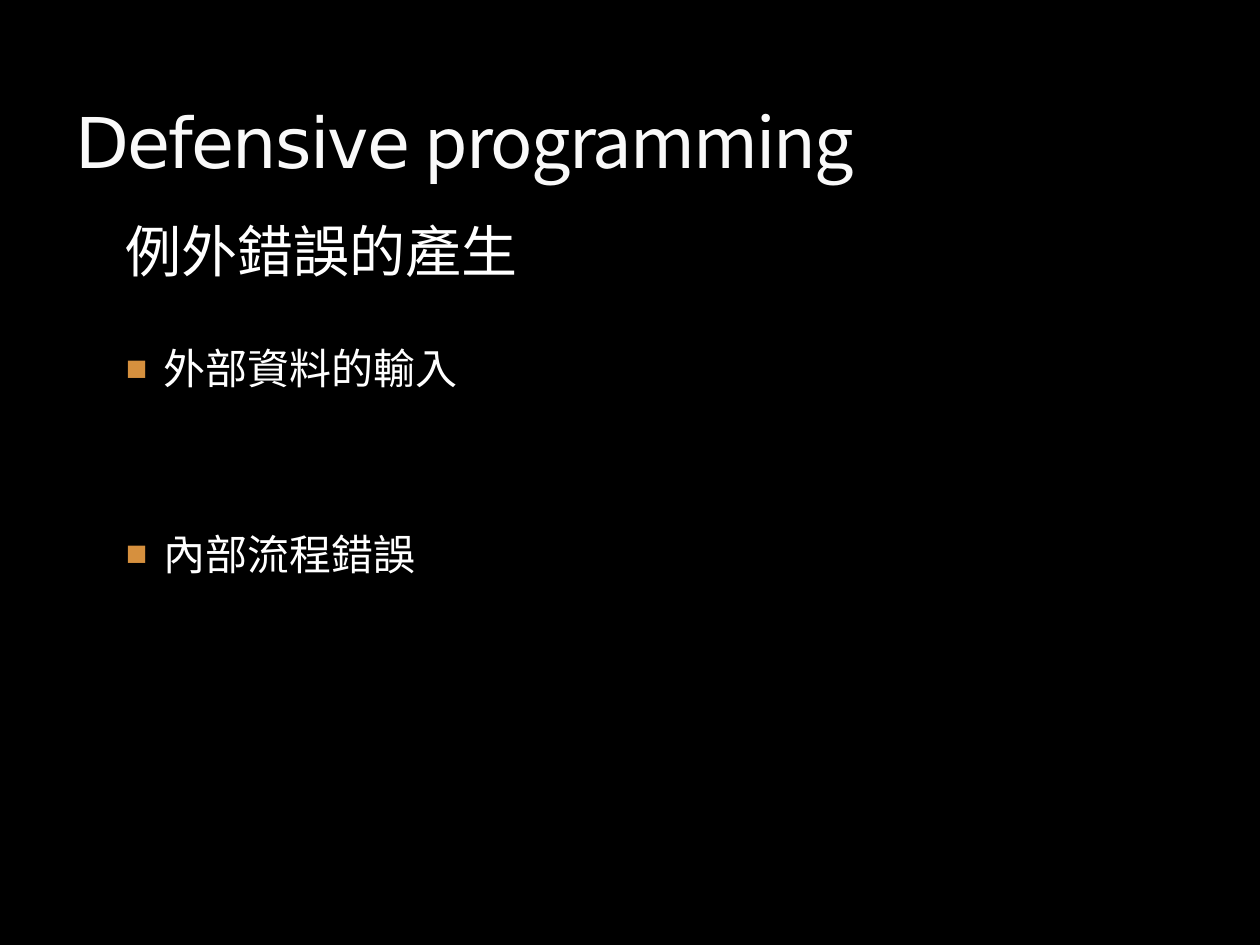
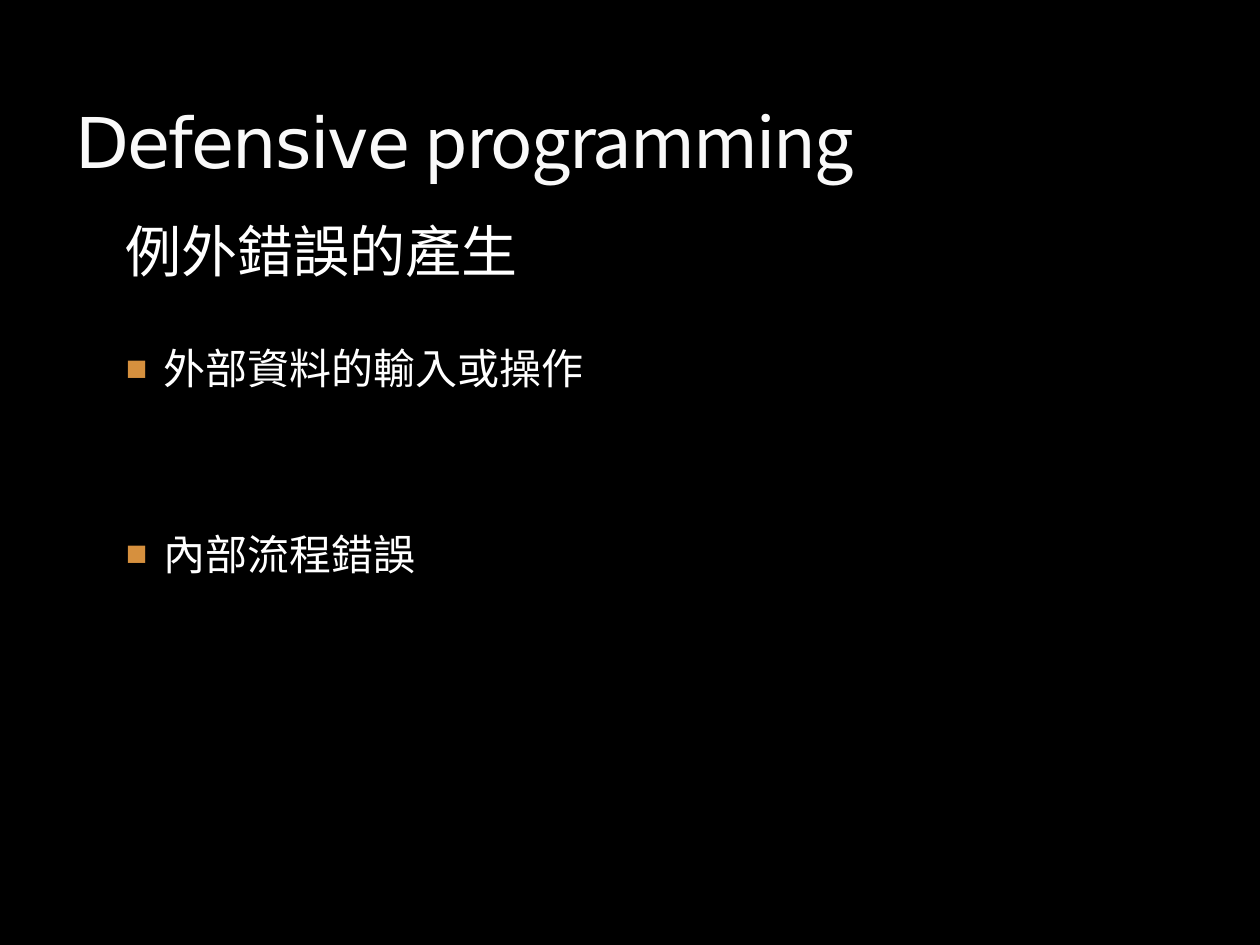
Before and after one commit to boris410/gitlab, a slide deck: slide 6 of 研一/作業二/defensive/Learning Defensive programming.pptx. Drawn at 1260x945 pixels with LibreOffice and Linux fonts; fonts in the diff are those of the drawing; background and template pictures are left out. Boxes give left, top, right and bottom in pixels: in the first picture for what was removed or moved away, otherwise in the second. Text is boxed around its words. In the diff, an @@ line names an element or a change of style, - is before the commit and + after.

Commit message:
修改ppt 例外錯誤處理

```diff
--- a/研一/作業二/defensive/Learning Defensive programming.pptx
+++ b/研一/作業二/defensive/Learning Defensive programming.pptx
@@ text at <box>164,348,584,388</box>: text changed @@
-  ■ 外部資料的輸入
+  ■ 外部資料的輸入或操作
```
